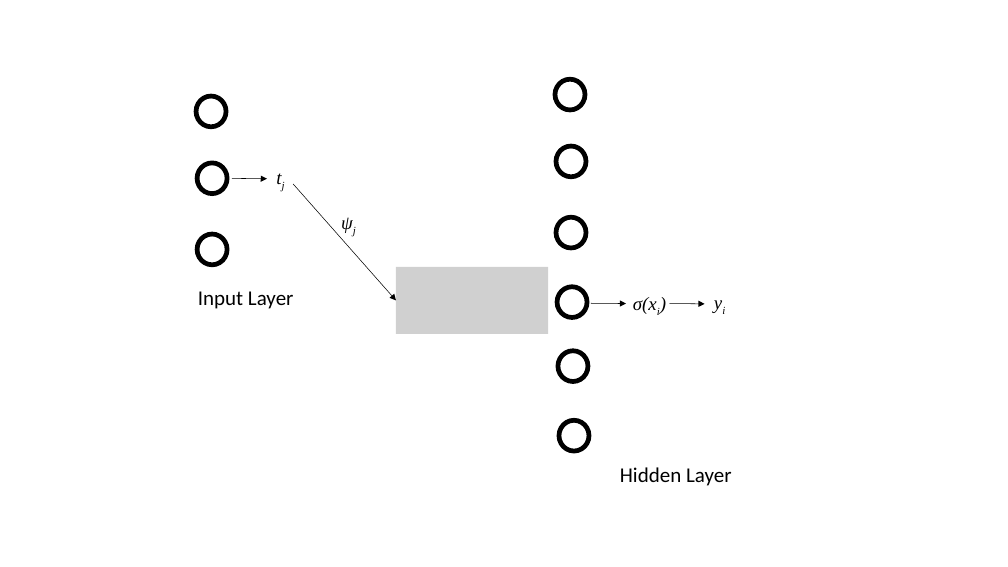
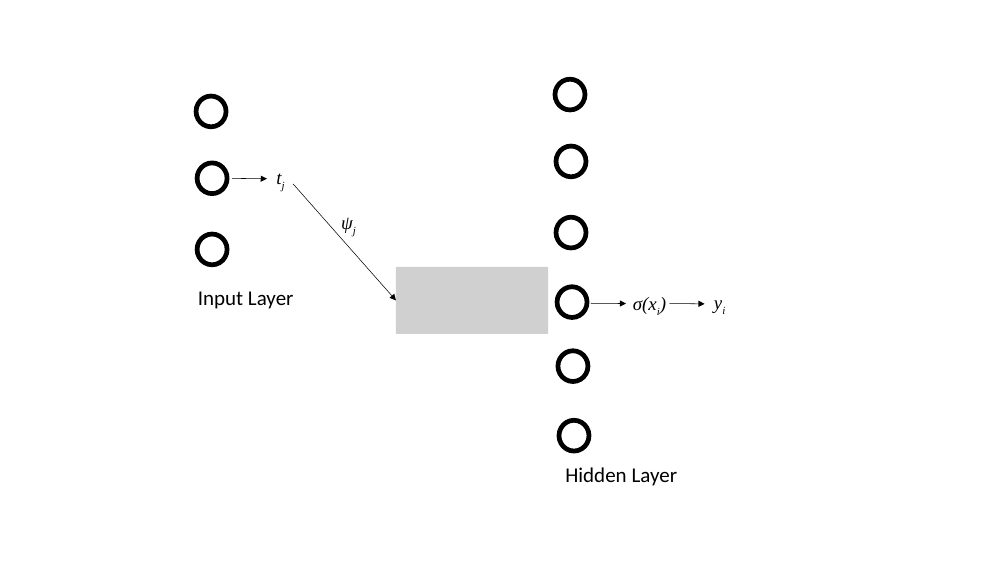
Before and after one commit to PurdueCAM2Project/SE4ML, a slide deck: slide 5 of source/supervised/gradient/figures/figures.pptx. Drawn at 1008x567 pixels with LibreOffice and Linux fonts; fonts in the diff are those of the drawing; grey boxes stand for pictures. Boxes give left, top, right and bottom in pixels: in the first picture for what was removed or moved away, otherwise in the second. Text is boxed around its words. In the diff, an @@ line names an element or a change of style, - is before the commit and + after.

```diff
--- a/source/supervised/gradient/figures/figures.pptx
+++ b/source/supervised/gradient/figures/figures.pptx
@@ text "Hidden Layer": place and size @@
-text "Hidden Layer" at bbox=[620, 467, 732, 486]
+text "Hidden Layer" at bbox=[565, 467, 678, 486]
```
Also in this commit, not shown: 1 other file.
